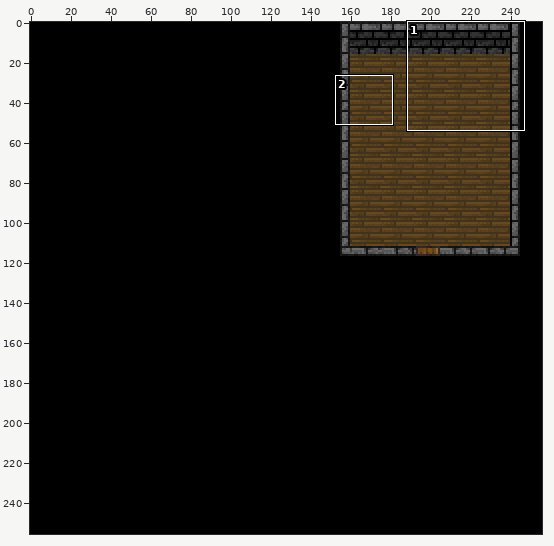
Sprite sheet -- core/src/main/assets/custom_tiles/overworld_extra_tiles_4.png. Above: a wide view before the commit, with the close-up outlined.
Close-up. Before the edit:
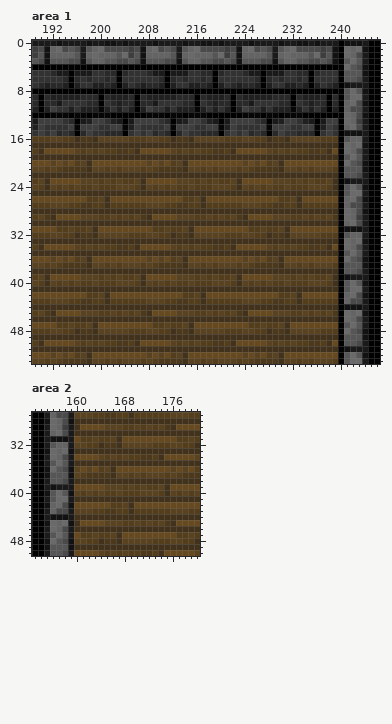
The file is 256x256 pixels. Colours within 5 levels of each other are drawn and written as one. Shown: area 1: x 189..246, y 0..53; area 2: x 153..180, y 27..50. The commit also changed other parts of the picture, which this record leaves out.
New version:
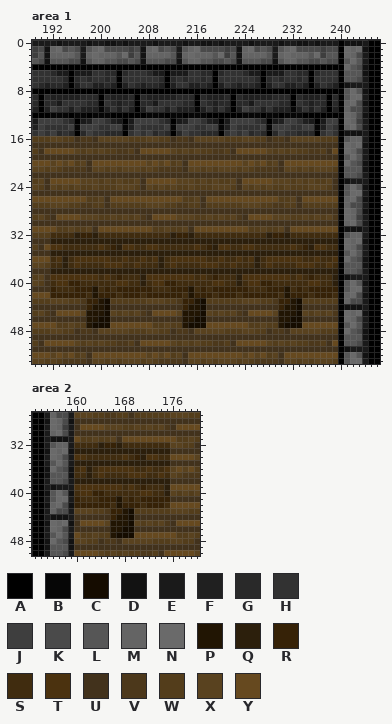
Palette (. is transparent): A #000000  B #060606  C #150c00  D #121212  E #1a1a1a  F #202020  G #292929  H #323232  J #3e3e3e  K #4a4a4a  L #565656  M #646464  N #6a6a6a  P #211503  Q #2c1f0c  R #362207  S #402c0f  T #4b320f  U #42321c  V #4c381b  W #533d1b  X #59421f  Y #66491f
From old to new:
Area 1:
y 1: x 239 D -> K
y 2: x 239 D -> L
y 3: x 239 D -> K
y 32: x 192..239 XXWWUVVUXXXXXWWWXXWWUVVUXXXXXWWWXXWWUVVUXXXXXWWW -> SSSSQRRQSSSSSSSSSSSSQRRQSSSSSSSSSSSSQRRQSSSSSSSS
y 33: x 192..239 UUUUUUUUUUUUUUUUUUUUUUUUUUUUUUUUUUUUUUUUUUUUUUUU -> QQQQQQQQQQQQQQQQQQQQQQQQQQQQQQQQQQQQQQQQQQQQQQQQ
y 34: x 192..239 YYYYXWXWXWWVVWUYYYYYXWXWXWWVVWUYYYYYXWXWXWWVVWUY -> TTSSSSSSTSRQTTSSTTSSSSSSTSRQTTSSTTSSSSSSTSRQTTSS
y 35: x 192..239 UUUUUUUUUUUUUUUUUUUUUUUUUUUUUUUUUUUUUUUUUUUUUUUU -> QQQQQQQQQQQQQQQQQQQQQQQQQQQQQQQQQQQQQQQQQQQQQQQQ
y 36: x 192..239 XYXYWXUYYYYYYYYYXYXYWXUYYYYYYYYYXYXYWXUYYYYYYYYY -> STQSTTTTTTSSTSSTSTQSTTTTTTSSTSSTSTQSTTTTTTSSTSST
y 37: x 192..239 XWVVVVUXXWXWXXXWXWVVVVUXXWXWXXXWXWVVVVUXXWXWXXXW -> SSQSTSSSSTTTSSTSSSQSTSSSSTTTSSTSSSQSTSSSSTTTSSTS
y 38: x 192..239 UUUUUUUUUUUUUUUUUUUUUUUUUUUUUUUUUUUUUUUUUUUUUUUU -> QQQQQQQQQQQQQQQQQQQQQQQQQQQQQQQQQQQQQQQQQQQQQQQQ
y 39: x 192..239 YYYYYXXXWXWXWWXUYYYYYXXXWXWXWWXUYYYYYXXXWXWXWWXU -> TTTTTTTTSTSRSSSQTTTTTTTTSTSRSSSQTTTTTTTTSTSRSSSQ
y 40: x 192..239 XWXWXWWXWWWXXXWUXWXWXWWXWWWXXXWUXWXWXWWXWWWXXXWU -> STTRRSSSSSSTTSSQSTTRRSSSSSSTTSSQSTTRRSSSSSSTTSSQ
y 41: x 192..239 UUUUUUUUUUUUUUUUUUUUUUUUUUUUUUUUUUUUUUUUUUUUUUUU -> RSSSRRRPSRSRRRRRRSSSRRRPSRSRRRRRRSSSRRRPSRSRRRRR
y 42: x 192..239 YYYYYYWWXUYYYYYYYYYYYYWWXUYYYYYYYYYYYYWWXUYYYYYY -> RRRRRRSPRRRSRRRSRRRRRRSPRRRSRRRSRRRRRRSPRRRSRRRS
y 43: x 198..201 VWWU -> RRPC; x 214..217 VWWU -> RRPC; x 230..233 VWWU -> RRPC
y 44: x 198..201 UUUU -> RPPC; x 214..217 UUUU -> RPPC; x 230..233 UUUU -> RPPC
y 45: x 198..201 XXWW -> PPPC; x 214..217 XXWW -> PPPC; x 230..233 XXWW -> PPPC
y 46: x 198..201 UUUU -> PPCC; x 214..217 UUUU -> PPCC; x 230..233 UUUU -> PPCC
y 47: x 198..201 XUYY -> PCCC; x 214..217 XUYY -> PCCC; x 230..233 XUYY -> PCCC
Area 2:
y 32: x 160..175 XXWWUVVUXXXXXWWW -> SSSSQRRQSSSSSSSS
y 33: x 160..175 UUUUUUUUUUUUUUUU -> QQQQQQQQQQQQQQQQ
y 34: x 160..175 YYYYXWXWXWWVVWUY -> TTSSSSSSTSRQTTSS
y 35: x 160..175 UUUUUUUUUUUUUUUU -> QQQQQQQQQQQQQQQQ
y 36: x 160..175 XYXYWXUYYYYYYYYY -> STQSTTTTTTSSTSST
y 37: x 160..175 XWVVVVUXXWXWXXXW -> SSQSTSSSSTTTSSTS
y 38: x 160..175 UUUUUUUUUUUUUUUU -> QQQQQQQQQQQQQQQQ
y 39: x 160..175 YYYYYXXXWXWXWWXU -> TTTTTTTTSTSRSSSQ
y 40: x 160..175 XWXWXWWXWWWXXXWU -> STTRRSSSSSSTTSSQ
y 41: x 160..175 UUUUUUUUUUUUUUUU -> RSSSRRRPSRSRRRRR
y 42: x 160..175 YYYYYYWWXUYYYYYY -> RRRRRRSPRRRSRRRS
y 43: x 166..169 VWWU -> RRPC
y 44: x 166..169 UUUU -> RPPC
y 45: x 166..169 XXWW -> PPPC
y 46: x 166..169 UUUU -> PPCC
y 47: x 166..169 XUYY -> PCCC
Where, in picture pixels (left, top, right, bottom), the same in both close-ups:
changed: (332, 46, 338, 64)
changed: (50, 232, 338, 328)
changed: (74, 442, 170, 538)
